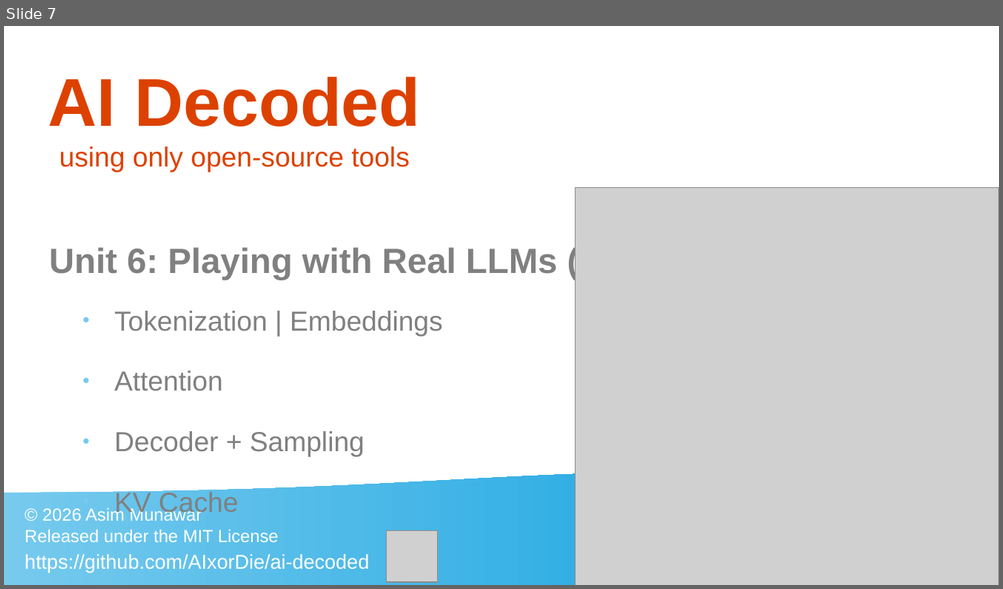
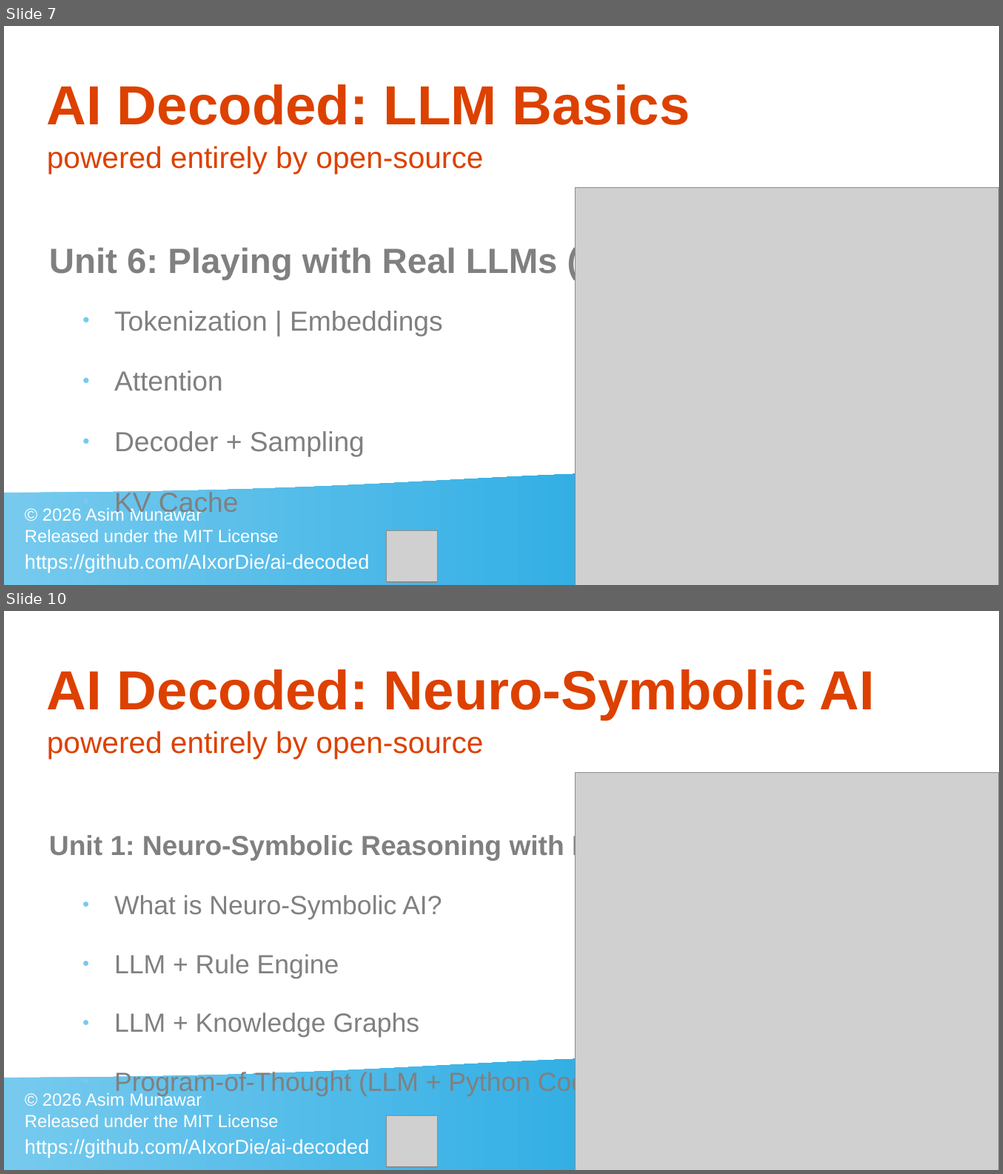
Before and after one commit to AIxorDie/ai-decoded, a slide deck: helping_materials/Thumbnails.odp. Shown one above the other, each under a label of ours: slide 7 before the commit, slides 7 and 10 after it; the slides between them are not shown. The pictures are 1003x589 and 1003x1174 pixels, drawn with LibreOffice and Linux fonts; fonts in the diff are those of the drawing; grey boxes stand for pictures. Boxes give left, top, right and bottom in pixels: in the first picture for what was removed or moved away, otherwise in the second. Text is boxed around its words. In the diff, an @@ line names an element or a change of style, - is before the commit and + after.

```diff
--- a/helping_materials/Thumbnails.odp
+++ b/helping_materials/Thumbnails.odp
@@ slide 10 added at [4, 611, 999, 1170], background #FFFFFF; not listed: 1 template element that a slide beside it also shows @@
@@ title added at [47, 669, 874, 758], 24 pt, text #DD4100 @@
+AI Decoded: Neuro-Symbolic AI
+powered entirely by open-source
@@ picture added at [575, 772, 999, 1170] @@
@@ title added at [49, 834, 643, 861], 22 pt, text #808080, bold @@
+Unit 1: Neuro-Symbolic Reasoning with LLMs
@@ text added at [114, 895, 609, 1096], 21 pt, text #808080 @@
+● What is Neuro-Symbolic AI?
+● LLM + Rule Engine
+● LLM + Knowledge Graphs
+● Program-of-Thought (LLM + Python Code)
@@ text added at [25, 1092, 279, 1128], 14 pt, text #FFFFFF @@
+© 2026 Asim Munawar
+Released under the MIT License
@@ picture added at [387, 1116, 438, 1167] @@
@@ text added at [25, 1139, 369, 1158], 16 pt, text #FFFFFF @@
+https://github.com/AIxorDie/ai-decoded
@@ slide 7 changed as well @@
@@ title at [47, 84, 689, 173]: text changed; size 22 to 24 pt @@
-AI Decoded
-using only open-source tools
+AI Decoded: LLM Basics
+powered entirely by open-source
```
Also in this commit, not shown: 6 other slides changed, 3 other slides added, 9 other files.
